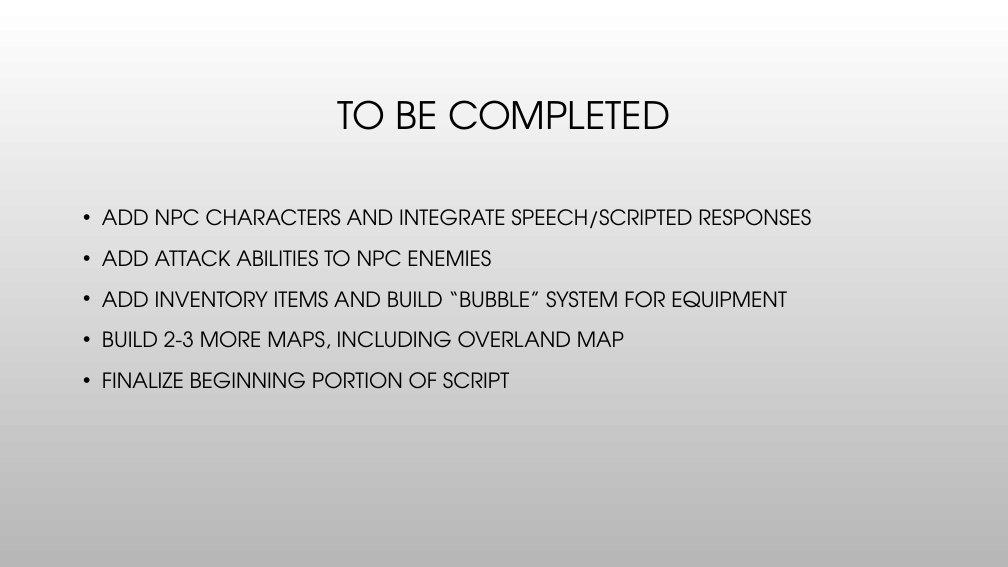
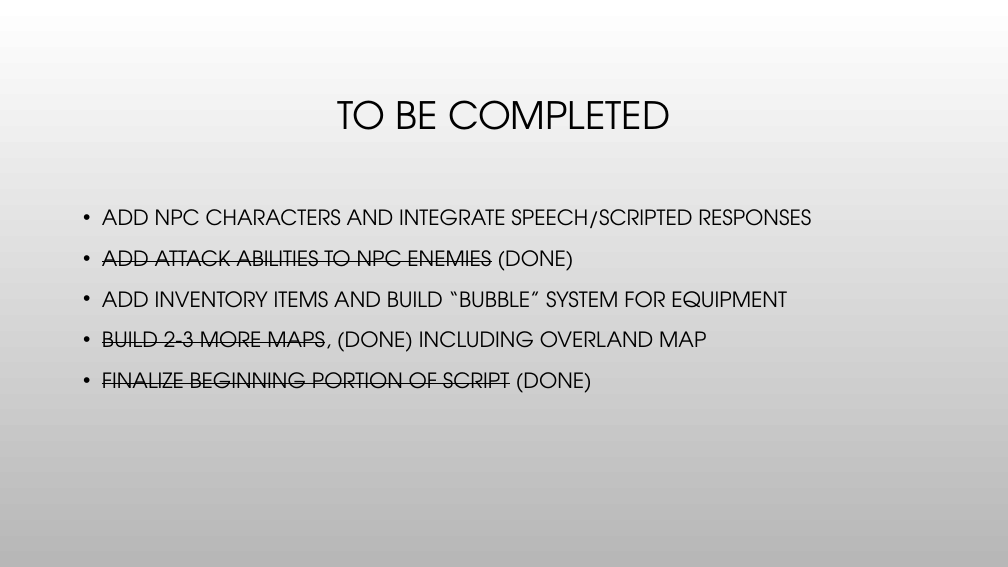
Before and after one commit to hanselrd/bubble-warrior-adventures, a slide deck: slide 7 of docs/presentation.pptx. Drawn at 1008x567 pixels with LibreOffice and Linux fonts; fonts in the diff are those of the drawing; background and template pictures are left out. Boxes give left, top, right and bottom in pixels: in the first picture for what was removed or moved away, otherwise in the second. Text is boxed around its words. In the diff, an @@ line names an element or a change of style, - is before the commit and + after.

Commit message:
Editted powerpoint and added scripts

```diff
--- a/docs/presentation.pptx
+++ b/docs/presentation.pptx
@@ text at box(102, 250, 573, 271): text changed @@
-• ADD ATTACK ABILITIES TO NPC ENEMIES
+• ADD ATTACK ABILITIES TO NPC ENEMIES (DONE)
@@ text at box(102, 331, 706, 393): text changed @@
-• BUILD 2-3 MORE MAPS, INCLUDING OVERLAND MAP
-• FINALIZE BEGINNING PORTION OF SCRIPT
+• BUILD 2-3 MORE MAPS, (DONE) INCLUDING OVERLAND MAP
+• FINALIZE BEGINNING PORTION OF SCRIPT (DONE)
```
Also in this commit, not shown: 1 other slide changed, 2 slides added, 1 slide removed, 1 other file.
